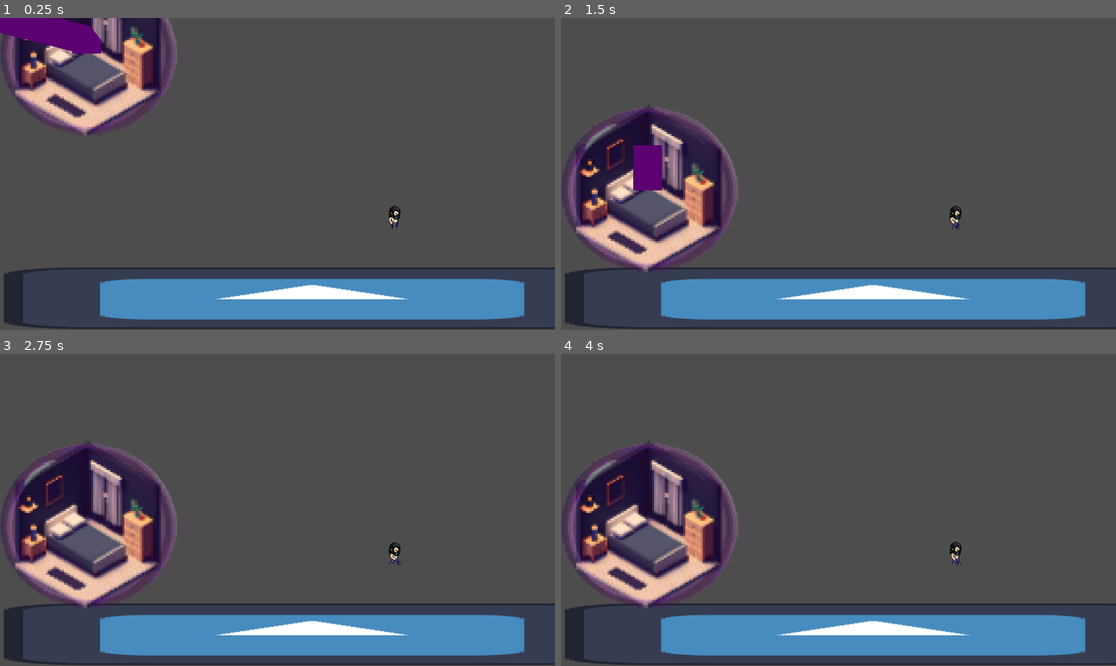
Above: before the commit, frames 1-4 (two rows, left to right).
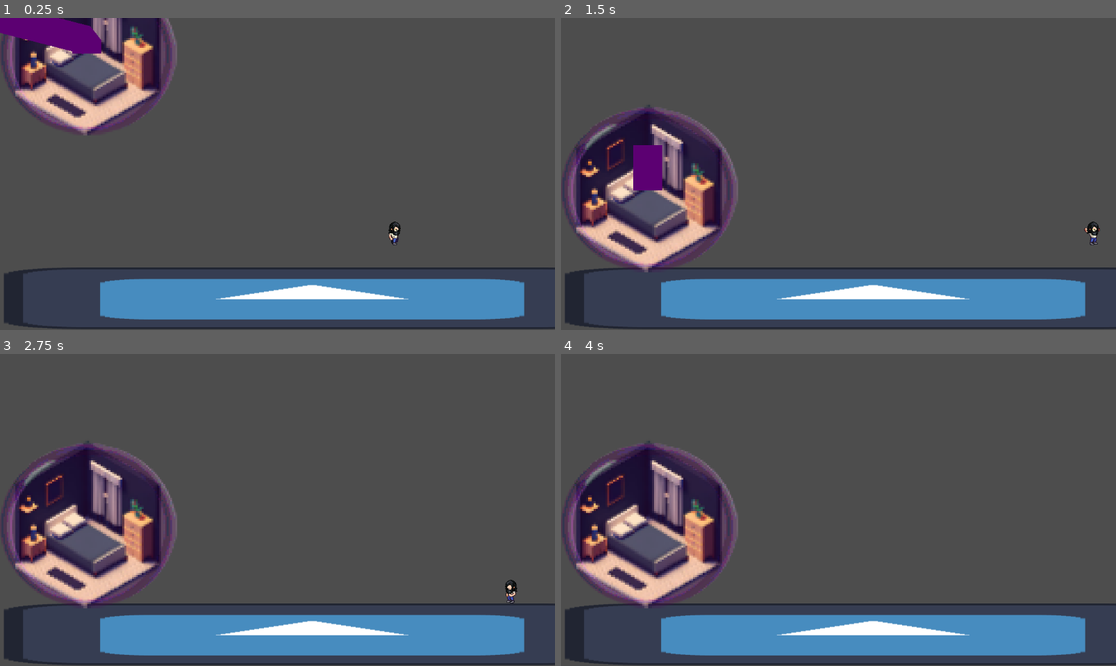
Above: after the commit, the same moments.

Repository: Narrop/Jame-Gam-17
Game: Godot game, scene res://Scenes/Levels/Level1.tscn
Same seed, same stepped clock (60 frames per second), same inputs: the game is played once before the commit and once after it. The engine's default icon, where the game draws it, is replaced by a stand-in: a white triangle on a blue panel in a dark square.
Inputs:
- Up to frame 1 (0.25 s): no input
- Up to frame 2 (1.5 s): tap Enter (ui_accept) at 0.5, 0.6, 0.77, 1.07, 1.35 s; hold Right (ui_right) from 0.53 s (still down)
- Up to frame 3 (2.75 s): tap Enter (ui_accept) at 1.52, 1.82, 2, 2.1 s; release Right (ui_right) at 2.03 s; hold Left (ui_left) from 2.03 s (still down)
- Up to frame 4 (4 s): release Left (ui_left) at 2.78 s; hold Right (ui_right) from 2.78 s (still down); tap Enter (ui_accept) at 2.85, 3.02, 3.32, 3.5, 3.6, 3.77 s

The runs differ from the first frame. In frame 1, 0.2% of the frame differs, in the area x 69-73%, y 60-73%; in frame 2, 0.2%, in the area x 69-98%, y 60-73%; in frame 3, 0.2%; in frame 4, 0.1%.
Error before the commit: Parse Error: Expected ":" after "elif" condition. (res://Scenes/Actors/Player.gd:23)

Commit message:
Animùation

Diff:
--- a/Scenes/Actors/Player.gd
+++ b/Scenes/Actors/Player.gd
@@ -7,6 +7,8 @@
 # Get the gravity from the project settings to be synced with RigidBody nodes.
 var gravity = ProjectSettings.get_setting("physics/2d/default_gravity")
 
+var _is_falling = true
+
 
 @onready var sprite = $AnimatedSprite2D
 
@@ -14,13 +16,16 @@
 	# Add the gravity.
 	if not is_on_floor():
 		velocity.y += gravity * delta
+	else:
+		_is_falling = false
 
 	# Handle Jump.
 	if Input.is_action_just_pressed("ui_accept") and is_on_floor():
 		velocity.y = JUMP_VELOCITY
 		if is_on_floor():
 			sprite.play("Jumping Up")
-		elif sprite.is_
+		elif _is_falling:
+			sprite.play_backwards("Jumping Up")
 
 	# Get the input direction and handle the movement/deceleration.
 	# As good practice, you should replace UI actions with custom gameplay actions.
@@ -40,4 +45,5 @@
 
 
 func _on_animated_sprite_2d_animation_finished():
-	pass # Replace with function body.
+	if sprite.animation == "Jumping Up":
+		_is_falling = true
--- a/Scenes/Actors/Player.tscn
+++ b/Scenes/Actors/Player.tscn
@@ -30,34 +30,6 @@
 [sub_resource type="AtlasTexture" id="AtlasTexture_nojb5"]
 atlas = ExtResource("1_dfats")
 region = Rect2(384, 192, 64, 64)
-
-[sub_resource type="AtlasTexture" id="AtlasTexture_nohm5"]
-atlas = ExtResource("1_dfats")
-region = Rect2(384, 192, 64, 64)
-
-[sub_resource type="AtlasTexture" id="AtlasTexture_ukvbs"]
-atlas = ExtResource("1_dfats")
-region = Rect2(320, 192, 64, 64)
-
-[sub_resource type="AtlasTexture" id="AtlasTexture_2w37g"]
-atlas = ExtResource("1_dfats")
-region = Rect2(256, 192, 64, 64)
-
-[sub_resource type="AtlasTexture" id="AtlasTexture_op1hi"]
-atlas = ExtResource("1_dfats")
-region = Rect2(192, 192, 64, 64)
-
-[sub_resource type="AtlasTexture" id="AtlasTexture_nq13m"]
-atlas = ExtResource("1_dfats")
-region = Rect2(128, 192, 64, 64)
-
-[sub_resource type="AtlasTexture" id="AtlasTexture_qaqkn"]
-atlas = ExtResource("1_dfats")
-region = Rect2(64, 192, 64, 64)
-
-[sub_resource type="AtlasTexture" id="AtlasTexture_58mdb"]
-atlas = ExtResource("1_dfats")
-region = Rect2(0, 192, 64, 64)
 
 [sub_resource type="AtlasTexture" id="AtlasTexture_ty704"]
 atlas = ExtResource("1_dfats")
@@ -121,33 +93,7 @@
 }],
 "loop": true,
 "name": &"Jumping Up",
-"speed": 5.0
-}, {
-"frames": [{
-"duration": 1.0,
-"texture": SubResource("AtlasTexture_nohm5")
-}, {
-"duration": 1.0,
-"texture": SubResource("AtlasTexture_ukvbs")
-}, {
-"duration": 1.0,
-"texture": SubResource("AtlasTexture_2w37g")
-}, {
-"duration": 1.0,
-"texture": SubResource("AtlasTexture_op1hi")
-}, {
-"duration": 1.0,
-"texture": SubResource("AtlasTexture_nq13m")
-}, {
-"duration": 1.0,
-"texture": SubResource("AtlasTexture_qaqkn")
-}, {
-"duration": 1.0,
-"texture": SubResource("AtlasTexture_58mdb")
-}],
-"loop": true,
-"name": &"Jumping_Down",
-"speed": 5.0
+"speed": 20.0
 }, {
 "frames": [{
 "duration": 1.0,
@@ -192,7 +138,10 @@
 sprite_frames = SubResource("SpriteFrames_rpyvj")
 animation = &"Jumping Up"
 autoplay = "Walking"
+frame_progress = 0.892529
 
 [node name="CollisionShape2D" type="CollisionShape2D" parent="."]
 position = Vector2(0, 9)
 shape = SubResource("CapsuleShape2D_dwsf1")
+
+[connection signal="animation_finished" from="AnimatedSprite2D" to="." method="_on_animated_sprite_2d_animation_finished"]
Not shown: 1 places in Scenes/Actors/Player.tscn that only renumber resources
